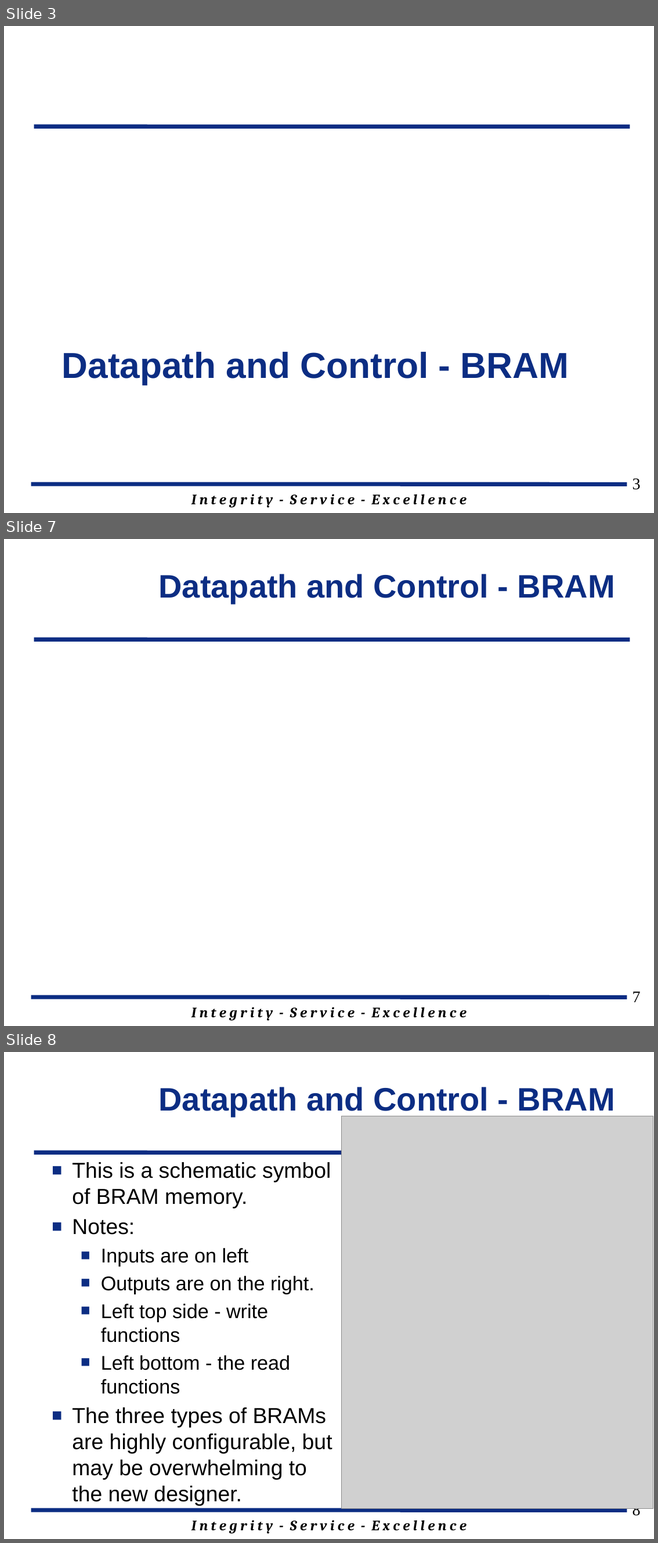
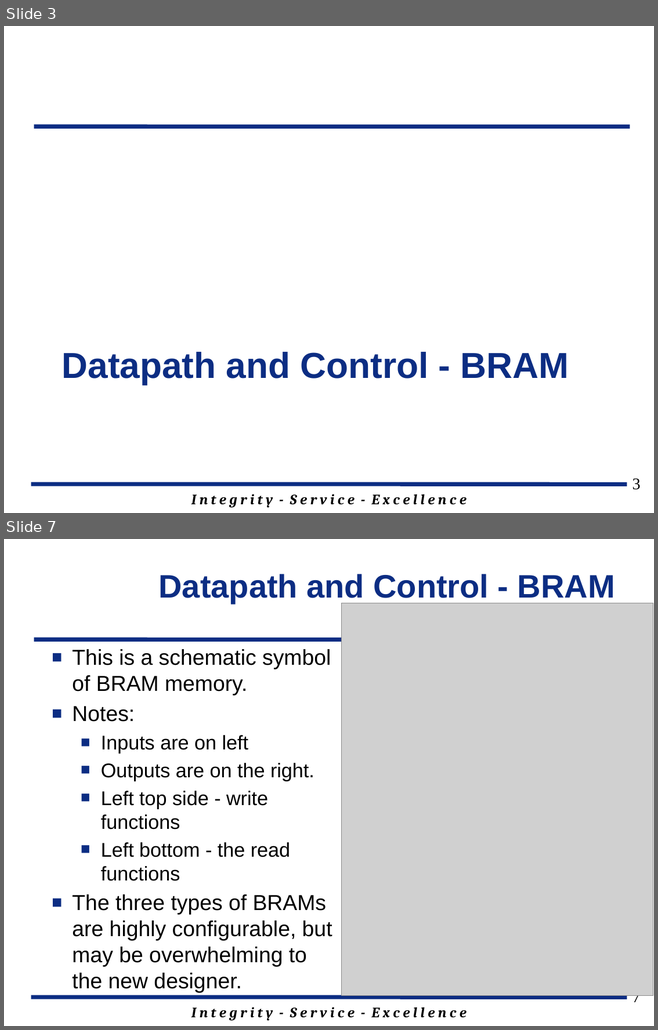
Before and after one commit to jfalkinburg/ECE383_web, a slide deck: lecture/slides/ECE_383_Lec12.pptx. Shown one above the other, each under a label of ours: slides 3, 7 and 8 before the commit, slides 3 and 7 after it; the slides between them are not shown. The pictures are 658x1543 and 658x1030 pixels, drawn with LibreOffice and Linux fonts; fonts in the diff are those of the drawing; grey boxes stand for pictures; background and template pictures are left out. Boxes give left, top, right and bottom in pixels: in the first picture for what was removed or moved away, otherwise in the second. Text is boxed around its words. In the diff, an @@ line names an element or a change of style, - is before the commit and + after.

```diff
--- a/lecture/slides/ECE_383_Lec12.pptx
+++ b/lecture/slides/ECE_383_Lec12.pptx
@@ slide 7 removed at [4,539,654,1026], background #FFFFFF; not listed: 3 template elements that a slide beside it also shows @@
@@ title removed at [159,574,615,603] @@
-Datapath and Control - BRAM
@@ page number removed at [632,991,640,1002] @@
-7
@@ what was slide 8 is now slide 7 @@
@@ page number at [632,990,640,1002]: text changed @@
-8
+7
```
Also in this commit, not shown: 11 slides changed, 1 slide added, 3 other slides removed, 9 other files.
